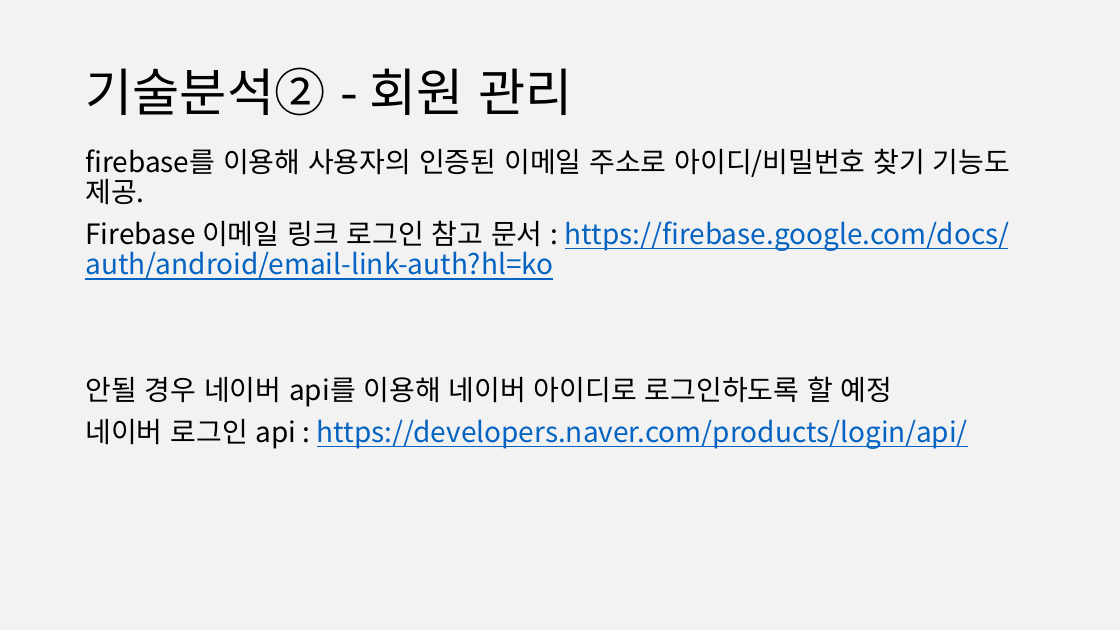
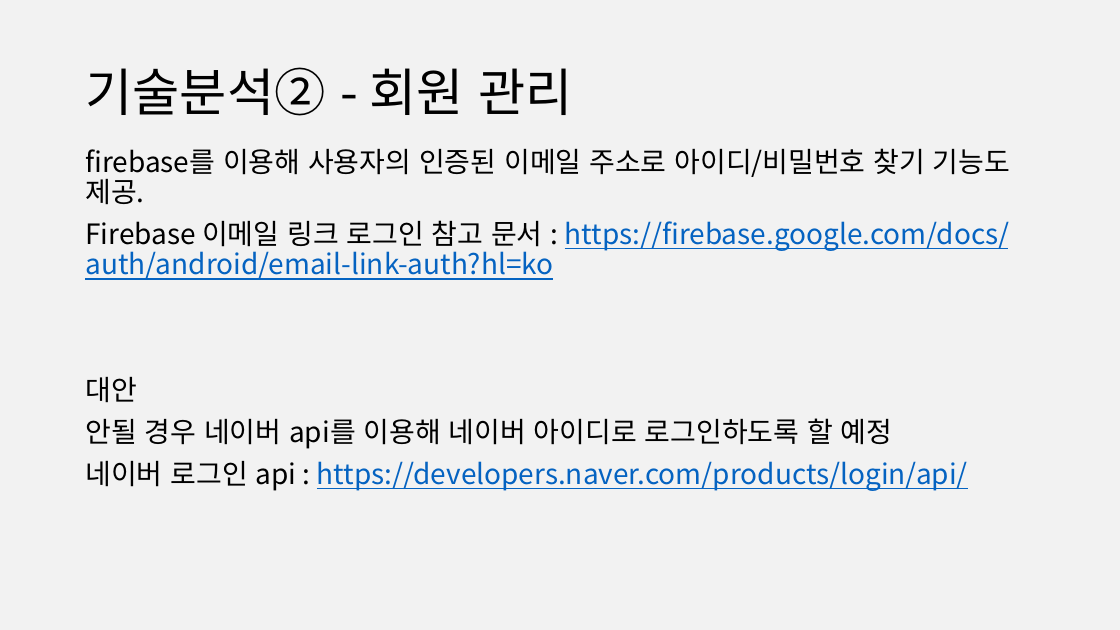
Before and after one commit to 888pocket/social-readbook-app, a slide deck: slide 16 of 보고서/사용자인터페이스(나) 제안발표ppt_3code.pptx (slide 15 before the commit). Drawn at 1120x630 pixels with LibreOffice and Linux fonts; fonts in the diff are those of the drawing. Boxes give left, top, right and bottom in pixels: in the first picture for what was removed or moved away, otherwise in the second. Text is boxed around its words. In the diff, an @@ line names an element or a change of style, - is before the commit and + after.

```diff
--- a/보고서/사용자인터페이스(나) 제안발표ppt_3code.pptx
+++ b/보고서/사용자인터페이스(나) 제안발표ppt_3code.pptx
@@ text at [85, 376, 137, 403]: paragraph added @@
+대안
```
Also in this commit, not shown: 8 other slides changed, 1 slide added.
